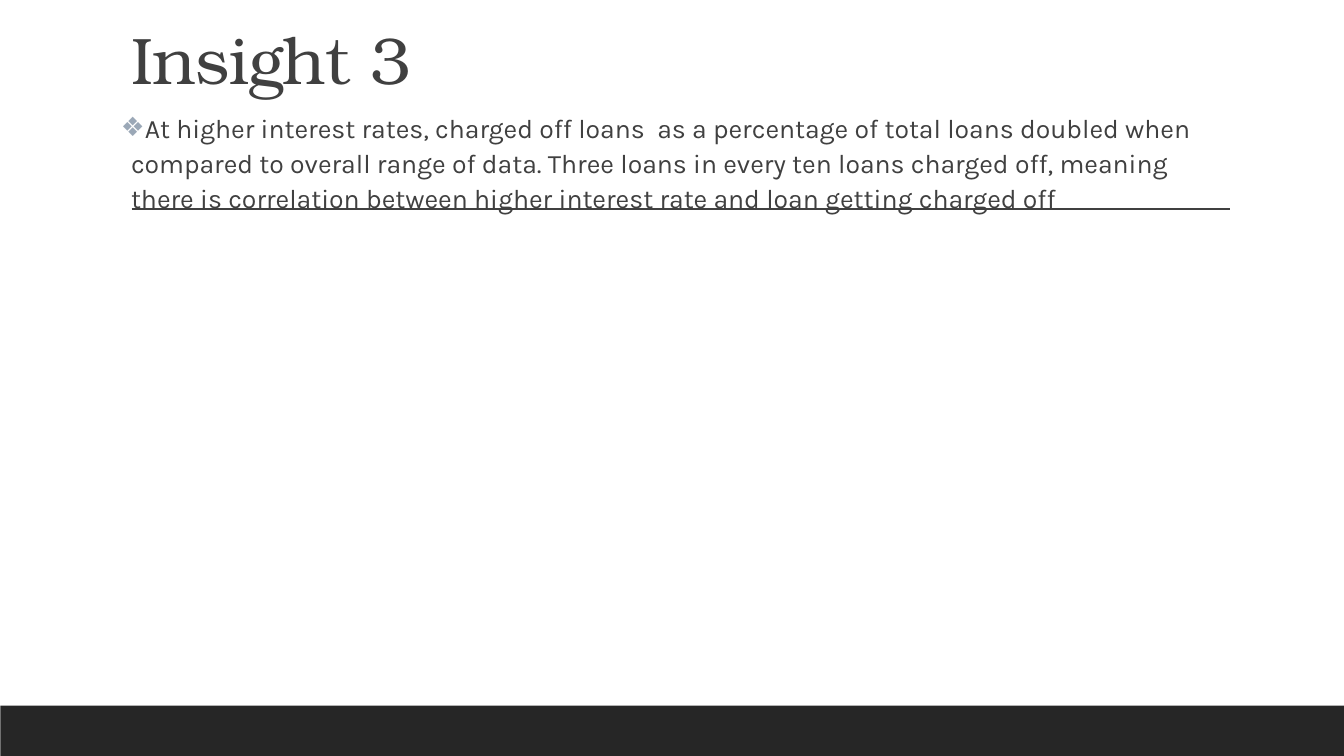
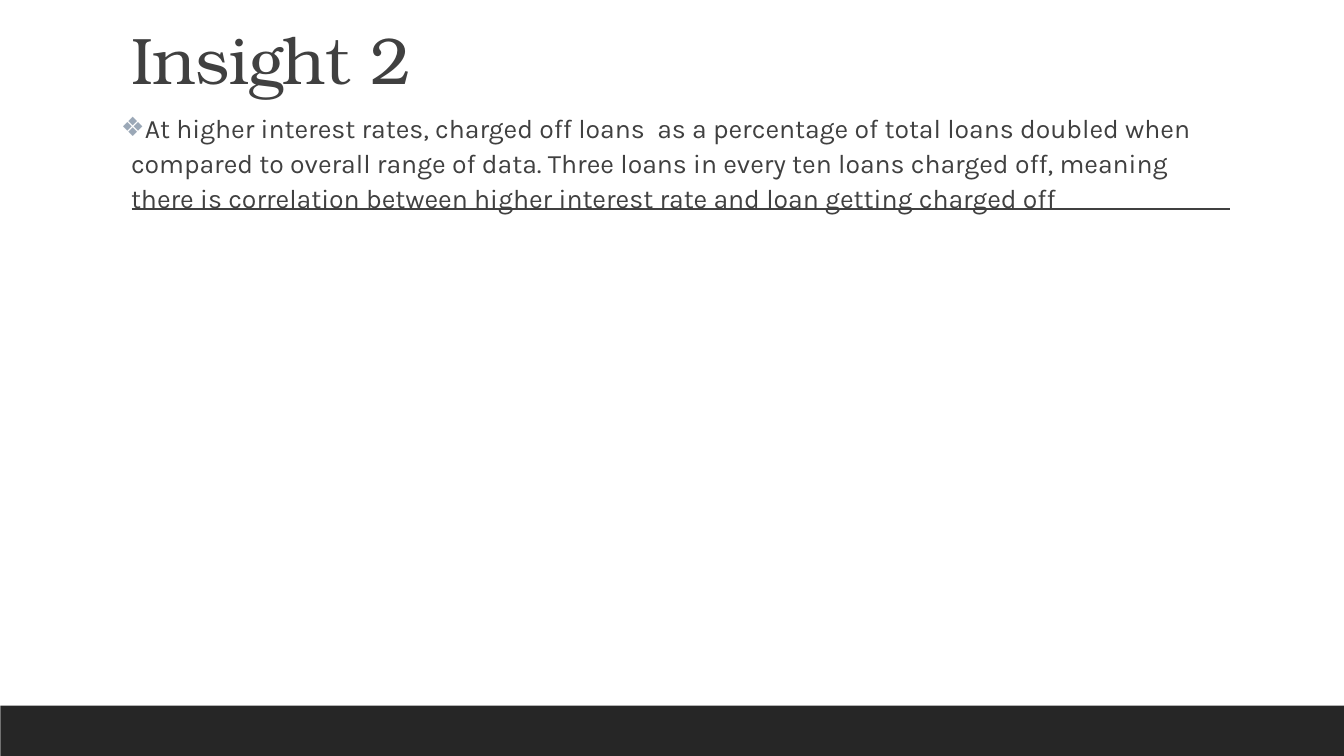
Before and after one commit to vidhyadharpandit/LendingClubCaseStudy, a slide deck: slide 11 of LendingClubCaseStudy-Presentation.pptx. Drawn at 1344x756 pixels with LibreOffice and Linux fonts; fonts in the diff are those of the drawing. Boxes give left, top, right and bottom in pixels: in the first picture for what was removed or moved away, otherwise in the second. Text is boxed around its words. In the diff, an @@ line names an element or a change of style, - is before the commit and + after.

```diff
--- a/LendingClubCaseStudy-Presentation.pptx
+++ b/LendingClubCaseStudy-Presentation.pptx
@@ title at box(131, 37, 411, 100): text changed @@
-Insight 3
+Insight 2
```
Also in this commit, not shown: 2 other slides changed, 2 other files.
